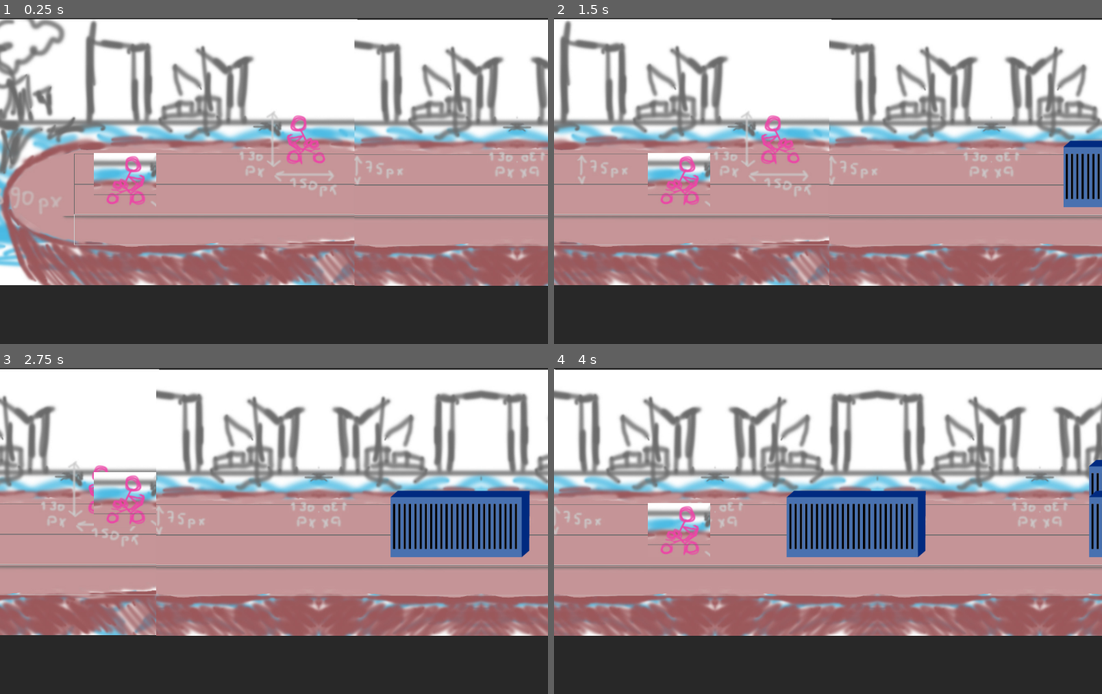
Above: before the commit, frames 1-4 (two rows, left to right).
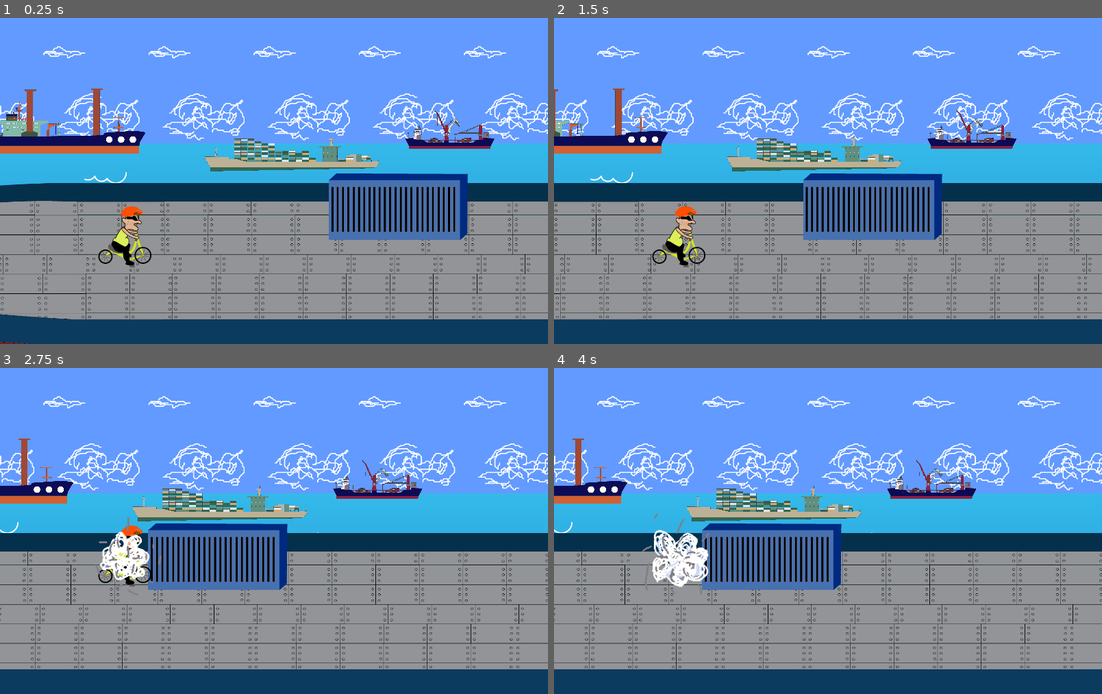
Above: after the commit, the same moments.

Repository: kcabra/noord-gj
Game: Godot game, scene res://proto.tscn
Same seed, same stepped clock (60 frames per second), same inputs: the game is played once before the commit and once after it.
Inputs:
- Up to frame 1 (0.25 s): no input
- Up to frame 2 (1.5 s): hold W (move_up) 0.53-1.28 s; tap Z (move_jump, bound only after the commit) at 0.6, 0.77, 1.07, 1.35 s; hold S (move_down) from 1.28 s (still down)
- Up to frame 3 (2.75 s): tap Z (move_jump, bound only after the commit) at 1.52, 1.82, 2.1 s; release S (move_down) at 2.03 s; hold W (move_up) from 2.03 s (still down)
- Up to frame 4 (4 s): tap Z (move_jump, bound only after the commit) at 2.85, 3.02, 3.32, 3.6, 3.77 s; release W (move_up) at 3.53 s; hold S (move_down) from 3.53 s (still down)

The runs differ from the first frame. In frame 1, 98% of the frame differs, in the area x 0-100%, y 0-100%; in frame 2, 99%; in frame 3, 98%; in frame 4, 98%.
Error after the commit: Parse Error: Indented block expected after declaration of "_process" function.

Commit message:
midjam

Diff:
--- /dev/null
+++ b/project/objects/ramp.tscn
@@ -0,0 +1,33 @@
+[gd_scene load_steps=5 format=2]
+
+[ext_resource path="res://scripts/obstacle.gd" type="Script" id=1]
+[ext_resource path="res://assets/container.png" type="Texture" id=2]
+[ext_resource path="res://assets/container_rammp.png" type="Texture" id=3]
+
+[sub_resource type="RectangleShape2D" id=1]
+extents = Vector2( 159.823, 75.3082 )
+
+[node name="obstacle" type="StaticBody2D"]
+z_index = 1
+z_as_relative = false
+collision_layer = 4
+collision_mask = 0
+script = ExtResource( 1 )
+lane = 1
+
+[node name="Asset 4" type="Sprite" parent="."]
+texture = ExtResource( 2 )
+
+[node name="container_rammp" type="Sprite" parent="."]
+position = Vector2( -240, 0 )
+texture = ExtResource( 3 )
+
+[node name="CollisionShape2D" type="CollisionShape2D" parent="."]
+visible = false
+position = Vector2( 1.96039, 2.38728 )
+shape = SubResource( 1 )
+
+[node name="CollisionShape2D2" type="CollisionPolygon2D" parent="."]
+visible = false
+position = Vector2( -206.958, 36.2041 )
+polygon = PoolVector2Array( -108.136, 45.4172, 49.1081, -109.126, 48.5677, 42.7154 )
--- a/project/project.godot
+++ b/project/project.godot
@@ -23,6 +23,8 @@
 
 window/size/width=940
 window/size/height=560
+window/stretch/mode="2d"
+window/stretch/aspect="keep"
 
 [input]
 
@@ -38,6 +40,12 @@
 , Object(InputEventKey,"resource_local_to_scene":false,"resource_name":"","device":0,"alt":false,"shift":false,"control":false,"meta":false,"command":false,"pressed":false,"scancode":16777234,"unicode":0,"echo":false,"script":null)
  ]
 }
+move_jump={
+"deadzone": 0.5,
+"events": [ Object(InputEventKey,"resource_local_to_scene":false,"resource_name":"","device":0,"alt":false,"shift":false,"control":false,"meta":false,"command":false,"pressed":false,"scancode":90,"unicode":0,"echo":false,"script":null)
+, Object(InputEventKey,"resource_local_to_scene":false,"resource_name":"","device":0,"alt":false,"shift":false,"control":false,"meta":false,"command":false,"pressed":false,"scancode":32,"unicode":0,"echo":false,"script":null)
+ ]
+}
 
 [layer_names]
 
--- a/project/proto.tscn
+++ b/project/proto.tscn
@@ -1,15 +1,146 @@
-[gd_scene load_steps=8 format=2]
+[gd_scene load_steps=84 format=2]
 
 [ext_resource path="res://Placeholders mockup.jpg" type="Texture" id=1]
 [ext_resource path="res://repeatable.jpg" type="Texture" id=2]
-[ext_resource path="res://scripts/camera.gd" type="Script" id=3]
-[ext_resource path="res://scripts/player.gd" type="Script" id=4]
-[ext_resource path="res://objects/obstacle.tscn" type="PackedScene" id=5]
-
-[sub_resource type="RectangleShape2D" id=1]
+[ext_resource path="res://Sprite-0003.png" type="Texture" id=3]
+[ext_resource path="res://assets/Mar.png" type="Texture" id=4]
+[ext_resource path="res://assets/Ondona.png" type="Texture" id=5]
+[ext_resource path="res://assets/Ondinha.png" type="Texture" id=6]
+[ext_resource path="res://assets/navio1.png" type="Texture" id=7]
+[ext_resource path="res://assets/navio2.png" type="Texture" id=8]
+[ext_resource path="res://assets/navio4_menor.png" type="Texture" id=9]
+[ext_resource path="res://assets/navio1_menor.png" type="Texture" id=10]
+[ext_resource path="res://assets/Navio_cenario_final.png" type="Texture" id=11]
+[ext_resource path="res://assets/Navio_cenario_frente.png" type="Texture" id=12]
+[ext_resource path="res://scripts/camera.gd" type="Script" id=13]
+[ext_resource path="res://objects/obstacle.tscn" type="PackedScene" id=14]
+[ext_resource path="res://objects/ramp.tscn" type="PackedScene" id=15]
+[ext_resource path="res://assets/caixaprapularentrenavios.png" type="Texture" id=16]
+[ext_resource path="res://scripts/player.gd" type="Script" id=17]
+[ext_resource path="res://assets/char/personagemprincipalnovosprites_00000.png" type="Texture" id=18]
+[ext_resource path="res://assets/char/personagemprincipalnovosprites_00001.png" type="Texture" id=19]
+[ext_resource path="res://assets/char/personagemprincipalnovosprites_00002.png" type="Texture" id=20]
+[ext_resource path="res://assets/char/personagemprincipalnovosprites_00003.png" type="Texture" id=21]
+[ext_resource path="res://assets/char/personagemprincipalnovosprites_00004.png" type="Texture" id=22]
+[ext_resource path="res://assets/char/personagemprincipalnovosprites_00005.png" type="Texture" id=23]
+[ext_resource path="res://assets/char/personagemprincipalnovosprites_00006.png" type="Texture" id=24]
+[ext_resource path="res://assets/char/personagemprincipalnovosprites_00007.png" type="Texture" id=25]
+[ext_resource path="res://assets/char/personagemprincipalnovosprites_00008.png" type="Texture" id=26]
+[ext_resource path="res://assets/char/personagemprincipalnovosprites_00009.png" type="Texture" id=27]
+[ext_resource path="res://assets/char/personagemprincipalnovosprites_00010.png" type="Texture" id=28]
+[ext_resource path="res://assets/char/personagemprincipalnovosprites_00011.png" type="Texture" id=29]
+[ext_resource path="res://assets/char/personagemprincipalnovosprites_00012.png" type="Texture" id=30]
+[ext_resource path="res://assets/char/personagemprincipalnovosprites_00013.png" type="Texture" id=31]
+[ext_resource path="res://assets/char/personagemprincipalnovosprites_00014.png" type="Texture" id=32]
+[ext_resource path="res://assets/char/personagemprincipalnovosprites_00015.png" type="Texture" id=33]
+[ext_resource path="res://assets/char/personagemprincipalnovosprites_00016.png" type="Texture" id=34]
+[ext_resource path="res://assets/char/personagemprincipalnovosprites_00017.png" type="Texture" id=35]
+[ext_resource path="res://assets/char/personagemprincipalnovosprites_00018.png" type="Texture" id=36]
+[ext_resource path="res://assets/char/personagemprincipalnovosprites_00019.png" type="Texture" id=37]
+[ext_resource path="res://assets/char/personagemprincipalnovosprites_00020.png" type="Texture" id=38]
+[ext_resource path="res://assets/char/personagemprincipalnovosprites_00021.png" type="Texture" id=39]
+[ext_resource path="res://assets/char/personagemprincipalnovosprites_00022.png" type="Texture" id=40]
+[ext_resource path="res://assets/char/personagemprincipalnovosprites_00023.png" type="Texture" id=41]
+[ext_resource path="res://assets/char/personagemprincipalnovosprites_00024.png" type="Texture" id=42]
+[ext_resource path="res://assets/char/personagemprincipalnovosprites_00025.png" type="Texture" id=43]
+[ext_resource path="res://assets/char/personagemprincipalnovosprites_00026.png" type="Texture" id=44]
+[ext_resource path="res://assets/char/personagemprincipalnovosprites_00027.png" type="Texture" id=45]
+[ext_resource path="res://assets/char/personagemprincipalnovosprites_00028.png" type="Texture" id=46]
+[ext_resource path="res://assets/char/personagemprincipalnovosprites_00029.png" type="Texture" id=47]
+[ext_resource path="res://assets/char_pulo/Pulo_00000.png" type="Texture" id=48]
+[ext_resource path="res://assets/char_pulo/Pulo_00001.png" type="Texture" id=49]
+[ext_resource path="res://assets/char_pulo/Pulo_00002.png" type="Texture" id=50]
+[ext_resource path="res://assets/char_pulo/Pulo_00003.png" type="Texture" id=51]
+[ext_resource path="res://assets/char_pulo/Pulo_00004.png" type="Texture" id=52]
+[ext_resource path="res://assets/char_pulo/Pulo_00005.png" type="Texture" id=53]
+[ext_resource path="res://assets/char_pulo/Pulo_00006.png" type="Texture" id=54]
+[ext_resource path="res://assets/char_pulo/Pulo_00007.png" type="Texture" id=55]
+[ext_resource path="res://assets/char_pulo/Pulo_00008.png" type="Texture" id=56]
+[ext_resource path="res://assets/char_pulo/Pulo_00009.png" type="Texture" id=57]
+[ext_resource path="res://assets/char_pulo/Pulo_00010.png" type="Texture" id=58]
+[ext_resource path="res://assets/char_pulo/Pulo_00011.png" type="Texture" id=59]
+[ext_resource path="res://assets/char_pulo/Pulo_00012.png" type="Texture" id=60]
+[ext_resource path="res://assets/char_pulo/Pulo_00013.png" type="Texture" id=61]
+[ext_resource path="res://assets/char_pulo/Pulo_00014.png" type="Texture" id=62]
+[ext_resource path="res://assets/char_pulo/Pulo_00015.png" type="Texture" id=63]
+[ext_resource path="res://assets/char_pulo/Pulo_00016.png" type="Texture" id=64]
+[ext_resource path="res://assets/char_pulo/Pulo_00017.png" type="Texture" id=65]
+[ext_resource path="res://assets/char_pulo/Pulo_00018.png" type="Texture" id=66]
+[ext_resource path="res://assets/char_pulo/Pulo_00019.png" type="Texture" id=67]
+[ext_resource path="res://assets/char_pulo/Pulo_00020.png" type="Texture" id=68]
+[ext_resource path="res://assets/char_pulo/Pulo_00021.png" type="Texture" id=69]
+[ext_resource path="res://assets/char_pulo/Pulo_00022.png" type="Texture" id=70]
+[ext_resource path="res://assets/char_pulo/Pulo_00023.png" type="Texture" id=71]
+[ext_resource path="res://assets/char_pulo/Pulo_00024.png" type="Texture" id=72]
+[ext_resource path="res://assets/char_pulo/Pulo_00025.png" type="Texture" id=73]
+[ext_resource path="res://assets/char_pulo/Pulo_00026.png" type="Texture" id=74]
+[ext_resource path="res://assets/Funkamsterdan.ogg" type="AudioStream" id=75]
+
+[sub_resource type="GDScript" id=1]
+script/source = "extends Node2D
+
+func _ready():
+	$AudioStreamPlayer.play()
+"
+
+[sub_resource type="RectangleShape2D" id=2]
+extents = Vector2( 100000, 10 )
+
+[sub_resource type="RectangleShape2D" id=6]
+extents = Vector2( 33.8901, 22.3069 )
+
+[sub_resource type="Animation" id=7]
+resource_name = "jump"
+tracks/0/type = "value"
+tracks/0/path = NodePath("../../player:position")
+tracks/0/interp = 1
+tracks/0/loop_wrap = true
+tracks/0/imported = false
+tracks/0/enabled = true
+tracks/0/keys = {
+"times": PoolRealArray( 0 ),
+"transitions": PoolRealArray( 1 ),
+"update": 0,
+"values": [ Vector2( 7453.78, 560.356 ) ]
+}
+tracks/1/type = "value"
+tracks/1/path = NodePath("../../player:rotation_degrees")
+tracks/1/interp = 1
+tracks/1/loop_wrap = true
+tracks/1/imported = false
+tracks/1/enabled = true
+tracks/1/keys = {
+"times": PoolRealArray( 0 ),
+"transitions": PoolRealArray( 1 ),
+"update": 0,
+"values": [ 0.0 ]
+}
+
+[sub_resource type="SpriteFrames" id=3]
+animations = [ {
+"frames": [ ExtResource( 18 ), ExtResource( 19 ), ExtResource( 20 ), ExtResource( 21 ), ExtResource( 22 ), ExtResource( 23 ), ExtResource( 24 ), ExtResource( 25 ), ExtResource( 26 ), ExtResource( 27 ), ExtResource( 28 ), ExtResource( 29 ), ExtResource( 30 ), ExtResource( 31 ), ExtResource( 32 ), ExtResource( 33 ), ExtResource( 34 ), ExtResource( 35 ), ExtResource( 36 ), ExtResource( 37 ), ExtResource( 38 ), ExtResource( 39 ), ExtResource( 40 ), ExtResource( 41 ), ExtResource( 42 ), ExtResource( 43 ), ExtResource( 44 ), ExtResource( 45 ), ExtResource( 46 ), ExtResource( 47 ) ],
+"loop": true,
+"name": "default",
+"speed": 24.0
+}, {
+"frames": [ ExtResource( 48 ), ExtResource( 49 ), ExtResource( 50 ), ExtResource( 51 ), ExtResource( 52 ), ExtResource( 53 ), ExtResource( 54 ), ExtResource( 55 ), ExtResource( 56 ), ExtResource( 57 ), ExtResource( 58 ), ExtResource( 59 ), ExtResource( 60 ), ExtResource( 61 ), ExtResource( 62 ), ExtResource( 63 ), ExtResource( 64 ), ExtResource( 65 ), ExtResource( 66 ), ExtResource( 67 ), ExtResource( 68 ), ExtResource( 69 ), ExtResource( 70 ), ExtResource( 71 ), ExtResource( 72 ), ExtResource( 73 ), ExtResource( 74 ) ],
+"loop": false,
+"name": "jump",
+"speed": 24.0
+} ]
+
+[sub_resource type="GDScript" id=8]
+script/source = "extends AnimatedSprite
+
+onready var player = get_parent()
+
+func _process(delta):
+	"
+
+[sub_resource type="RectangleShape2D" id=4]
 extents = Vector2( 32.7473, 62.996 )
 
-[sub_resource type="GDScript" id=2]
+[sub_resource type="GDScript" id=5]
 script/source = "extends Label
 
 func _process(delta):
@@ -18,12 +149,15 @@
 "
 
 [node name="Node2D" type="Node2D"]
+script = SubResource( 1 )
 
 [node name="Placeholders mockup" type="Sprite" parent="."]
+visible = false
 position = Vector2( 479, 323 )
 texture = ExtResource( 1 )
 
 [node name="repeatable" type="Sprite" parent="."]
+visible = false
 position = Vector2( 321.757, 4.6438 )
 texture = ExtResource( 2 )
 centered = false
@@ -31,75 +165,266 @@
 region_enabled = true
 region_rect = Rect2( 0, 0, 1e+07, 638.845 )
 
+[node name="ParallaxBackground" type="ParallaxBackground" parent="."]
+
+[node name="ParallaxLayer" type="ParallaxLayer" parent="ParallaxBackground"]
+editor/display_folded = true
+motion_scale = Vector2( 0, 0 )
+
+[node name="Sprite-0003" type="Sprite" parent="ParallaxBackground/ParallaxLayer"]
+position = Vector2( 917.619, 233.667 )
+scale = Vector2( 1.26292, 1.26292 )
+texture = ExtResource( 3 )
+region_enabled = true
+region_rect = Rect2( -187.757, 28.022, 1e+07, 390.427 )
+
+[node name="Mar" type="Sprite" parent="ParallaxBackground/ParallaxLayer"]
+position = Vector2( -266.988, 725.299 )
+scale = Vector2( 0.552639, 0.521603 )
+texture = ExtResource( 4 )
+
+[node name="ParallaxLayer2" type="ParallaxLayer" parent="ParallaxBackground"]
+editor/display_folded = true
+position = Vector2( 406.167, 241.087 )
+scale = Vector2( 1.06966, 1.06966 )
+motion_scale = Vector2( 0.3, 1 )
+
+[node name="Ondona" type="Sprite" parent="ParallaxBackground/ParallaxLayer2"]
+position = Vector2( -179.434, 446.495 )
+texture = ExtResource( 5 )
+region_rect = Rect2( 0, 0, 347500, 418 )
+
+[node name="ParallaxLayer3" type="ParallaxLayer" parent="ParallaxBackground"]
+editor/display_folded = true
+motion_scale = Vector2( 0.6, 1 )
+
+[node name="Ondinha" type="Sprite" parent="ParallaxBackground/ParallaxLayer3"]
+position = Vector2( 390.541, 659.889 )
+scale = Vector2( 0.987141, 0.987141 )
+texture = ExtResource( 6 )
+region_enabled = true
+region_rect = Rect2( 0, 0, 2.0405e+06, 700 )
+
+[node name="ParallaxLayer4" type="ParallaxLayer" parent="ParallaxBackground"]
+motion_scale = Vector2( 0.4, 1 )
+
+[node name="navio1" type="Sprite" parent="ParallaxBackground/ParallaxLayer4"]
+position = Vector2( 211.071, 251.339 )
+scale = Vector2( 0.0514472, 0.0514472 )
+texture = ExtResource( 7 )
+
+[node name="navio2" type="Sprite" parent="ParallaxBackground/ParallaxLayer4"]
+position = Vector2( 760.079, 299.418 )
+scale = Vector2( 0.0553022, 0.0553022 )
+texture = ExtResource( 8 )
+
+[node name="navio4_menor" type="Sprite" parent="ParallaxBackground/ParallaxLayer4"]
+position = Vector2( 2455.83, 315.455 )
+scale = Vector2( 0.110062, 0.110062 )
+texture = ExtResource( 9 )
+
+[node name="navio1_menor" type="Sprite" parent="ParallaxBackground/ParallaxLayer4"]
+position = Vector2( 1137.67, 271.91 )
+scale = Vector2( 0.110062, 0.110062 )
+texture = ExtResource( 10 )
+
+[node name="fg" type="Node2D" parent="."]
+position = Vector2( 167.917, 280.289 )
+scale = Vector2( 0.677136, 0.677136 )
+
+[node name="Navio_cenario_final" type="Sprite" parent="fg"]
+position = Vector2( 10335.1, 474.146 )
+scale = Vector2( 1.13328, 1.13328 )
+texture = ExtResource( 11 )
+
+[node name="Navio_cenario_frente" type="Sprite" parent="fg"]
+position = Vector2( 4392.15, 473.682 )
+scale = Vector2( 1.13328, 1.13328 )
+texture = ExtResource( 12 )
+
+[node name="Navio_cenario_frente2" type="Sprite" parent="fg"]
+position = Vector2( 16132, 489.896 )
+texture = ExtResource( 12 )
+
 [node name="lanes" type="Node2D" parent="."]
 editor/display_folded = true
+position = Vector2( 73.1021, 132.314 )
 
 [node name="lane1" type="Position2D" parent="lanes" groups=[
 "lane",
 ]]
 position = Vector2( 280, 356 )
 
+[node name="StaticBody2D" type="StaticBody2D" parent="lanes/lane1"]
+collision_layer = 2
+collision_mask = 0
+
+[node name="CollisionShape2D" type="CollisionShape2D" parent="lanes/lane1/StaticBody2D"]
+position = Vector2( 100000, 36 )
+shape = SubResource( 2 )
+
 [node name="lane2" type="Position2D" parent="lanes" groups=[
 "lane",
 ]]
 position = Vector2( 280, 430 )
 
+[node name="StaticBody2D" type="StaticBody2D" parent="lanes/lane2"]
+collision_layer = 4
+collision_mask = 0
+
+[node name="CollisionShape2D" type="CollisionShape2D" parent="lanes/lane2/StaticBody2D"]
+position = Vector2( 100000, 36 )
+shape = SubResource( 2 )
+
 [node name="lane3" type="Position2D" parent="lanes" groups=[
 "lane",
 ]]
 position = Vector2( 280, 509 )
 
+[node name="StaticBody2D" type="StaticBody2D" parent="lanes/lane3"]
+collision_layer = 8
+collision_mask = 0
+
+[node name="CollisionShape2D" type="CollisionShape2D" parent="lanes/lane3/StaticBody2D"]
+position = Vector2( 100000, 36 )
+shape = SubResource( 2 )
+
 [node name="camera" type="Camera2D" parent="."]
 anchor_mode = 0
 current = true
 zoom = Vector2( 1.4, 1.4 )
-script = ExtResource( 3 )
+script = ExtResource( 13 )
 my_offset = 300.0
+
+[node name="obstacles" type="Node2D" parent="."]
+editor/display_folded = true
+position = Vector2( 74.4625, 115.99 )
+
+[node name="obstacle2" parent="obstacles" instance=ExtResource( 14 )]
+position = Vector2( 1025.4, 338.314 )
+z_index = 0
+collision_layer = 2
+lane = 0
+
+[node name="obstacle3" parent="obstacles" instance=ExtResource( 14 )]
+position = Vector2( 1998.04, 491.314 )
+z_index = 0
+collision_layer = 2
+lane = 2
+
+[node name="obstacle5" parent="obstacles" instance=ExtResource( 14 )]
+position = Vector2( 4568.36, 338.314 )
+z_index = 2
+collision_layer = 8
+lane = 0
+
+[node name="obstacle6" parent="obstacles" instance=ExtResource( 14 )]
+position = Vector2( 4568.36, 491.314 )
+z_index = 0
+collision_layer = 2
+lane = 2
+
+[node name="obstacle7" parent="obstacles" instance=ExtResource( 14 )]
+position = Vector2( 5109.85, 412.314 )
+z_index = 2
+collision_layer = 8
+
+[node name="obstacle9" parent="obstacles" instance=ExtResource( 14 )]
+position = Vector2( 5602.11, 412.314 )
+
+[node name="obstacle10" parent="obstacles" instance=ExtResource( 14 )]
+position = Vector2( 5700.56, 338.314 )
+lane = 0
+
+[node name="obstacle11" parent="obstacles" instance=ExtResource( 14 )]
+position = Vector2( 6053.94, 491.314 )
+z_index = 0
+collision_layer = 2
+lane = 2
+
+[node name="obstacle12" parent="obstacles" instance=ExtResource( 14 )]
+position = Vector2( 6512.8, 412.314 )
+z_index = 2
+collision_layer = 8
+
+[node name="obstacle13" parent="obstacles" instance=ExtResource( 14 )]
+position = Vector2( 6808.15, 338.314 )
+lane = 0
+
+[node name="obstacle14" parent="obstacles" instance=ExtResource( 14 )]
+position = Vector2( 7036.71, 491.314 )
+z_index = 0
+collision_layer = 2
+lane = 2
+
+[node name="obstacle8" parent="obstacles" instance=ExtResource( 14 )]
+position = Vector2( 5027.22, 338.314 )
+lane = 0
+
+[node name="obstacle4" parent="obstacles" instance=ExtResource( 14 )]
+position = Vector2( 3096.89, 412.314 )
+z_index = 0
+collision_layer = 2
+
+[node name="obstacle" parent="obstacles" instance=ExtResource( 15 )]
+position = Vector2( 4051.53, 338.314 )
+lane = 0
+
+[node name="StaticBody2D" type="StaticBody2D" parent="obstacles"]
+position = Vector2( 7486.41, 406.069 )
+
+[node name="caixaprapularentrenavios" type="Sprite" parent="obstacles/StaticBody2D"]
+position = Vector2( -37.5312, 42.7854 )
+scale = Vector2( 0.290952, 0.290952 )
+texture = ExtResource( 16 )
+
+[node name="CollisionPolygon2D" type="CollisionPolygon2D" parent="obstacles/StaticBody2D"]
+position = Vector2( -138.932, 9.55615 )
+polygon = PoolVector2Array( -78.1147, 58.7845, 7.28906, 53.3621, 129.971, 37.5466, 188.87, 21.3975, 211.702, 10.4576, 225.775, 0.673706, 284.715, 1.18243, 284.478, 59.2121, 273.59, 78.2803, -90.0278, 79.3205 )
+
+[node name="Area2D" type="Area2D" parent="obstacles/StaticBody2D"]
+position = Vector2( -21.3179, 24.993 )
+
+[node name="CollisionShape2D" type="CollisionShape2D" parent="obstacles/StaticBody2D/Area2D"]
+position = Vector2( -150.198, 22.9427 )
+shape = SubResource( 6 )
+
+[node name="AnimationPlayer" type="AnimationPlayer" parent="obstacles/StaticBody2D"]
+anims/jump = SubResource( 7 )
 
 [node name="player" type="KinematicBody2D" parent="." groups=[
 "player",
 ]]
-editor/display_folded = true
-position = Vector2( 374, 380 )
+position = Vector2( 416.099, 572.849 )
 z_index = 1
 z_as_relative = false
-script = ExtResource( 4 )
-
-[node name="Sprite" type="Sprite" parent="player"]
+collision_mask = 0
+script = ExtResource( 17 )
+
+[node name="Sprite" type="AnimatedSprite" parent="player"]
 position = Vector2( 0, -40.1489 )
-texture = ExtResource( 1 )
+frames = SubResource( 3 )
+frame = 29
+playing = true
 flip_h = true
-region_enabled = true
-region_rect = Rect2( 763.654, 223.556, 150, 130 )
+script = SubResource( 8 )
 
 [node name="CollisionShape2D" type="CollisionShape2D" parent="player"]
 position = Vector2( 21.5115, -37.2125 )
-shape = SubResource( 1 )
+shape = SubResource( 4 )
 
 [node name="Label" type="Label" parent="player"]
 visible = false
 margin_top = -126.651
 margin_right = 40.0
 margin_bottom = -112.651
-script = SubResource( 2 )
-
-[node name="obstacles" type="Node2D" parent="."]
-
-[node name="obstacle" parent="obstacles" instance=ExtResource( 5 )]
-position = Vector2( 1682.21, 375 )
-
-[node name="obstacle2" parent="obstacles" instance=ExtResource( 5 )]
-position = Vector2( 2407.65, 301 )
-z_index = 0
-collision_layer = 6
-lane = 0
-
-[node name="obstacle3" parent="obstacles" instance=ExtResource( 5 )]
-position = Vector2( 2407.65, 375 )
-collision_layer = 6
-
-[node name="obstacle4" parent="obstacles" instance=ExtResource( 5 )]
-position = Vector2( 3331.11, 301 )
-z_index = 0
-collision_layer = 6
-lane = 0
+script = SubResource( 5 )
+
+[node name="RayCast2D" type="RayCast2D" parent="player"]
+enabled = true
+cast_to = Vector2( 0, 30 )
+collision_mask = 0
+
+[node name="AudioStreamPlayer" type="AudioStreamPlayer" parent="."]
+stream = ExtResource( 75 )
+[connection signal="body_entered" from="obstacles/StaticBody2D/Area2D" to="obstacles/StaticBody2D/AnimationPlayer" method="play" binds= [ "jump" ]]
--- a/project/scripts/obstacle.gd
+++ b/project/scripts/obstacle.gd
@@ -2,12 +2,12 @@
 extends StaticBody2D
 
 export (int, 0, 2) var lane = 0
-var y_offset = -55
+var y_offset = -150
 onready var lanes = get_tree().get_nodes_in_group("lane")
 
 func _ready():
 	if lanes && lanes.size() > 0:
-		lanes[lane].position.y + y_offset
+		lanes[lane].global_position.y + y_offset
 		self.collision_layer = 0
 		self.set_collision_layer_bit(lane + 1, 1)
 		self.z_index = lane
@@ -15,4 +15,4 @@
 
 func _process(_delta):
 	if lanes && lanes.size() > 0:
-		self.position.y = lanes[lane].position.y + y_offset
+		self.position.y = lanes[lane].global_position.y + y_offset
--- a/project/scripts/player.gd
+++ b/project/scripts/player.gd
@@ -1,45 +1,73 @@
 extends KinematicBody2D
+
+enum states {ACTIVE, INACTIVE}
+var state = states.ACTIVE
 
 export var moving = true
 
+var move_timer
 var lanes_pos : Array
 var current_lane : int = 1
+var gravity = 40
+var climbing = false
 var vel = 100
+var move_y = 0
+var jumped = false
 
 func _ready():
+	move_timer = Timer.new()
+	move_timer.wait_time = 0.3
+	move_timer.one_shot = true
+	add_child(move_timer)
+	move_timer.connect("timeout", $CollisionShape2D, "set_disabled", [false] )
 	var lanes_pos_group = get_tree().get_nodes_in_group("lane")
 	for lane in lanes_pos_group:
-		lanes_pos.append(lane.position.y)
+		lanes_pos.append(lane.global_position.y)
 	_change_lane(0)
 
 func _physics_process(delta):
-	if Input.is_action_just_pressed("move_up"):
-		_change_lane(-1)
+	match state:
+		states.ACTIVE:
+			if Input.is_action_just_pressed("move_up"):
+				_change_lane(-1)
+			if Input.is_action_just_pressed("move_down"):
+				_change_lane(+1)
+			if Input.is_action_just_pressed("move_jump"):
+				move_y = -13
+				jumped = true
 
-
-	if Input.is_action_just_pressed("move_down"):
-		_change_lane(+1)
-
-	var move_vec = lerp(0, lanes_pos[current_lane] - self.position.y, 0.5)
-	vel += 1 if vel < 500 && moving else 0
-
-	var collision = move_and_collide(Vector2(vel * (delta if moving else 0), move_vec))
-	if collision && collision.normal == Vector2.LEFT:
-		moving = false
-		_explode()
-	elif collision:
-		move_and_collide(collision.remainder)
-		print_debug(collision.normal.angle())
-		print_debug(collision.remainder)
+			if move_timer.time_left > 0:
+				$CollisionShape2D.disabled = true
+				move_y = lerp(0, (lanes_pos[current_lane]) - self.position.y, 0.5)
+			elif !$RayCast2D.is_colliding() && !climbing:
+				move_y += gravity * delta
+			elif !jumped:
+				move_y = 0
+			vel += 1 if vel < 500 && moving else 0
+			climbing = false
+			var collision = move_and_collide(Vector2(vel * (delta if moving else 0), move_y))
+			if collision && (collision.normal == Vector2.LEFT):
+				moving = false
+				_explode()
+			elif (collision && _is_slope(collision.normal)):
+				move_and_collide(2 * collision.remainder.slide(collision.normal))
+				climbing = true
+			jumped = false
 
 func _change_lane(change):
 	if moving:
+		move_timer.start()
 		current_lane += change if current_lane + change <= 2 &&  current_lane + change >= 0 else 0
 		self.z_index = current_lane
 		for i in range(3):
 			set_collision_mask_bit(i + 1, (1 if i == current_lane else 0))
+		for i in range(3):
+			$RayCast2D.set_collision_mask_bit(i + 1, (1 if i == current_lane else 0))
 
 func _explode():
 	var scene = load("res://objects/Explosion.tscn").instance()
 	scene.position = self.position - Vector2(0, 40)
 	get_parent().add_child(scene)
+
+func _is_slope(normal):
+	return (normal.angle() >= -PI) && (normal.angle() <= -PI/2)
Binary file added: project/Sprite-0002.png
Not shown, added: project/Sprite-0002.png.import
Binary file added: project/Sprite-0003.png
Not shown, added: project/Sprite-0003.png.import
Not shown, added: project/assets/Funkamsterdan.ogg.import
Not shown, added: project/assets/Holanfunk.ogg.import
Binary file added: project/assets/Mar.png
Not shown, added: project/assets/Mar.png.import
Binary file added: project/assets/Navio_cenario_final.png
Not shown, added: project/assets/Navio_cenario_final.png.import
Binary file added: project/assets/Navio_cenario_frente.png
Not shown, added: project/assets/Navio_cenario_frente.png.import
(and 169 more such lines)
